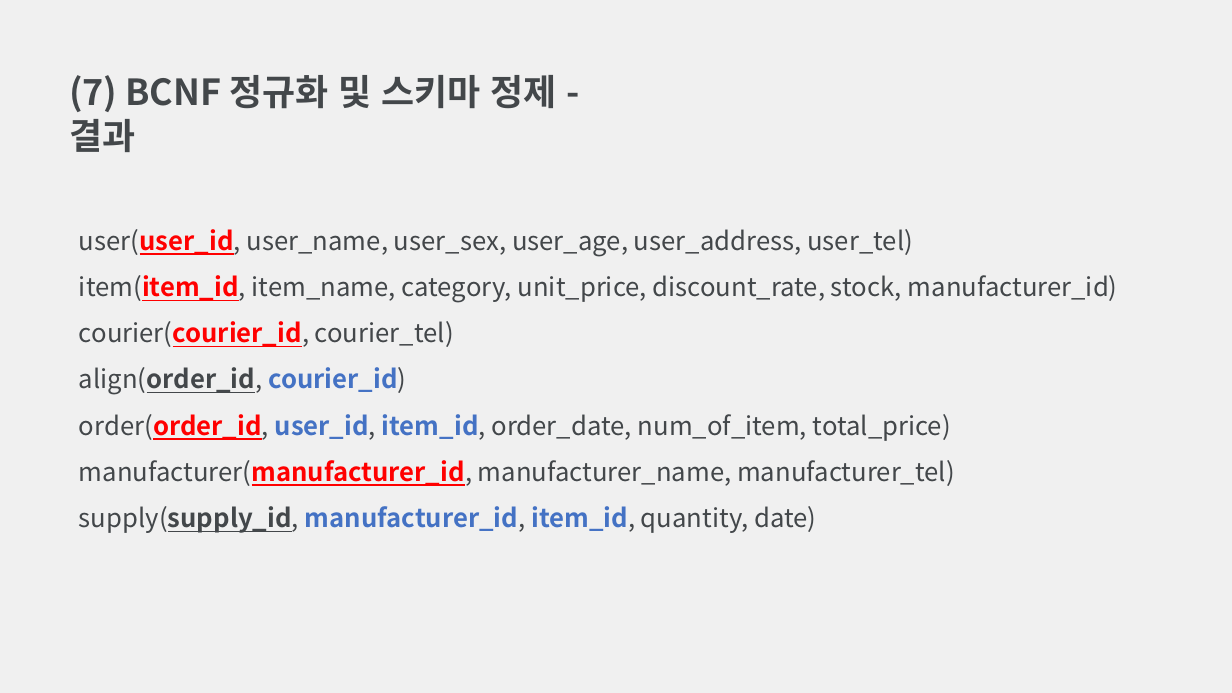
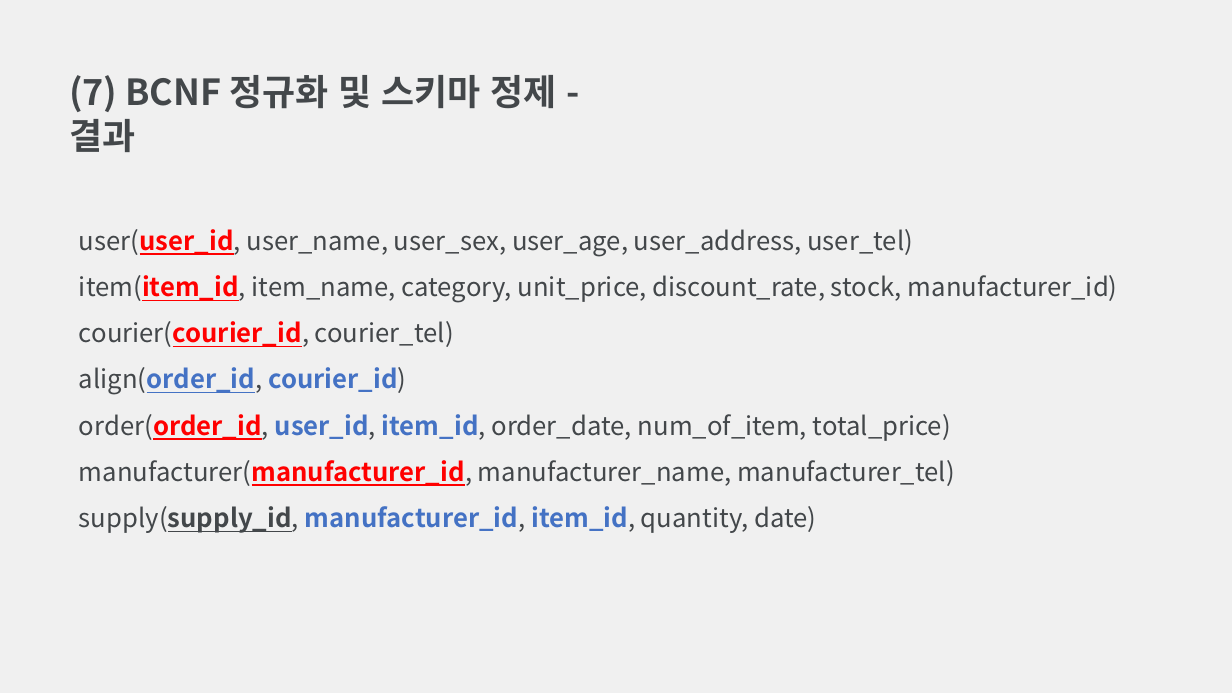
Before and after one commit to Archive-CAU/Database-Design, a slide deck: slide 33 of 데이터베이스설계 과제 4.pptx. Drawn at 1232x693 pixels with LibreOffice and Linux fonts; fonts in the diff are those of the drawing. Boxes give left, top, right and bottom in pixels: in the first picture for what was removed or moved away, otherwise in the second. Text is boxed around its words. In the diff, an @@ line names an element or a change of style, - is before the commit and + after.

```diff
--- a/데이터베이스설계 과제 4.pptx
+++ b/데이터베이스설계 과제 4.pptx
@@ text at [79,367,406,395]: text colour #43474A to #4472C4 in "align(order_id," @@
```
Also in this commit, not shown: 2 other files.
